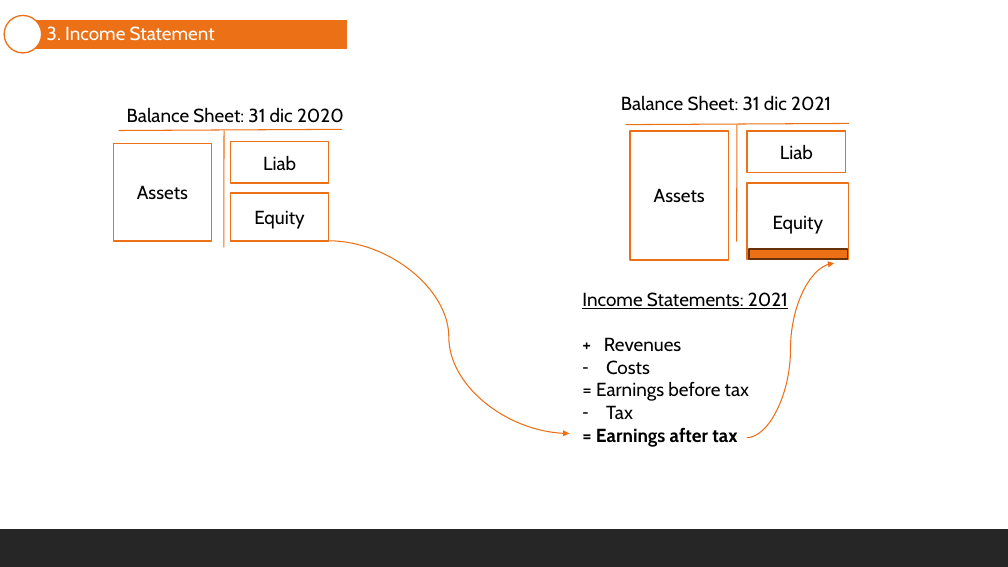
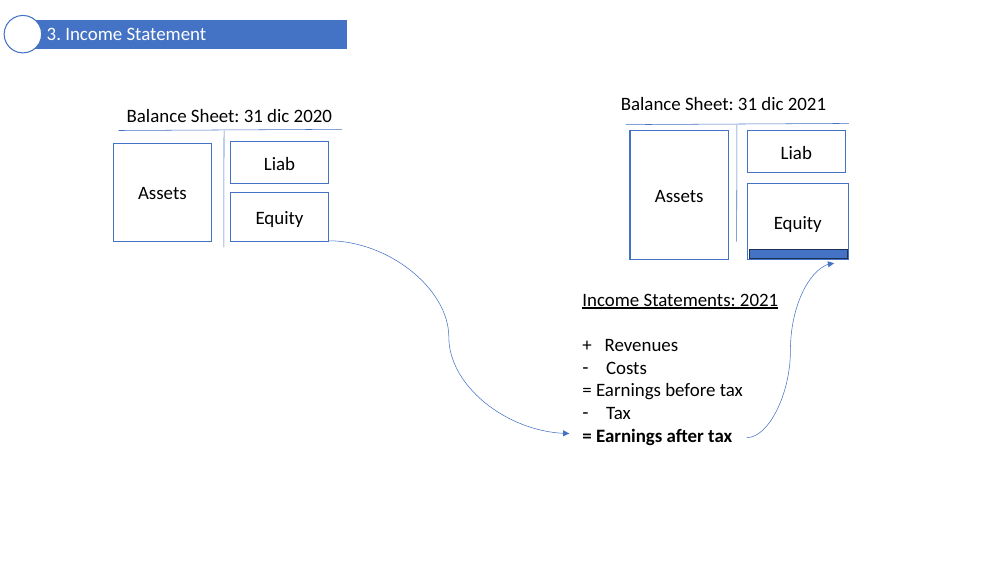
Before and after one commit to mortizm1988/lecture_financial_statements_analysis, a slide deck: slide 25 of topic_1_foundations.pptx. Drawn at 1008x567 pixels with LibreOffice and Linux fonts; fonts in the diff are those of the drawing. Boxes give left, top, right and bottom in pixels: in the first picture for what was removed or moved away, otherwise in the second. Text is boxed around its words. In the diff, an @@ line names an element or a change of style, - is before the commit and + after.

```diff
--- a/topic_1_foundations.pptx
+++ b/topic_1_foundations.pptx
@@ ellipse at (5, 15, 42, 53): outline #EC7016 1.25 pt to #4472C4 1 pt @@
@@ freeform shape "3. Income Statement" at (23, 19, 348, 49): font Cabin to Calibri; fill #EC7016 to #4472C4; outline #FFFFFF 1.25 pt to #FFFFFF 1 pt @@
@@ line (119, 131) - (342, 129): stroke #EC7016 1 pt to #4472C4 0.5 pt @@
@@ line (224, 131) - (224, 247): stroke #EC7016 1 pt to #4472C4 0.5 pt @@
@@ line (626, 125) - (849, 123): stroke #EC7016 1 pt to #4472C4 0.5 pt @@
@@ line (737, 125) - (737, 242): stroke #EC7016 1 pt to #4472C4 0.5 pt @@
@@ font Cabin to Calibri; outline #EC7016 1.25 pt to #4472C4 1 pt in 6 elements at (113, 144, 212, 241), (231, 142, 329, 184), (231, 193, 329, 241), (630, 131, 728, 260), (747, 131, 845, 172), (747, 183, 848, 260) @@
@@ curved arrow (328, 240) - (569, 433): stroke #EC7016 1 pt to #4472C4 0.5 pt @@
@@ curved arrow (747, 438) - (834, 263): stroke #EC7016 1 pt to #4472C4 0.5 pt @@
@@ rectangle at (749, 249, 848, 259): fill #EC7016 to #4472C4; outline #67310A 1.25 pt to #1E3256 1 pt @@
@@ font Cabin to Calibri in 3 elements at (127, 109, 332, 122), (621, 97, 826, 110), (582, 293, 778, 446) @@
@@ rectangle removed at (0, 529, 1008, 567) @@
```
Also in this commit, not shown: 37 other slides changed, 2 other files.
